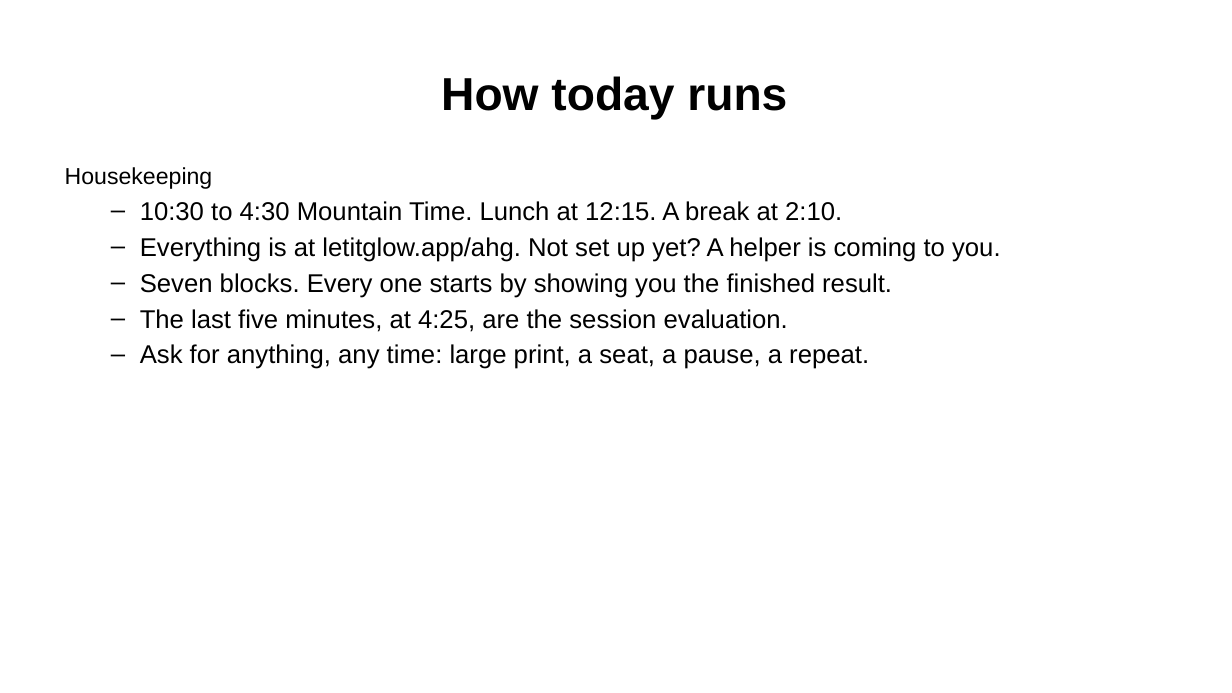
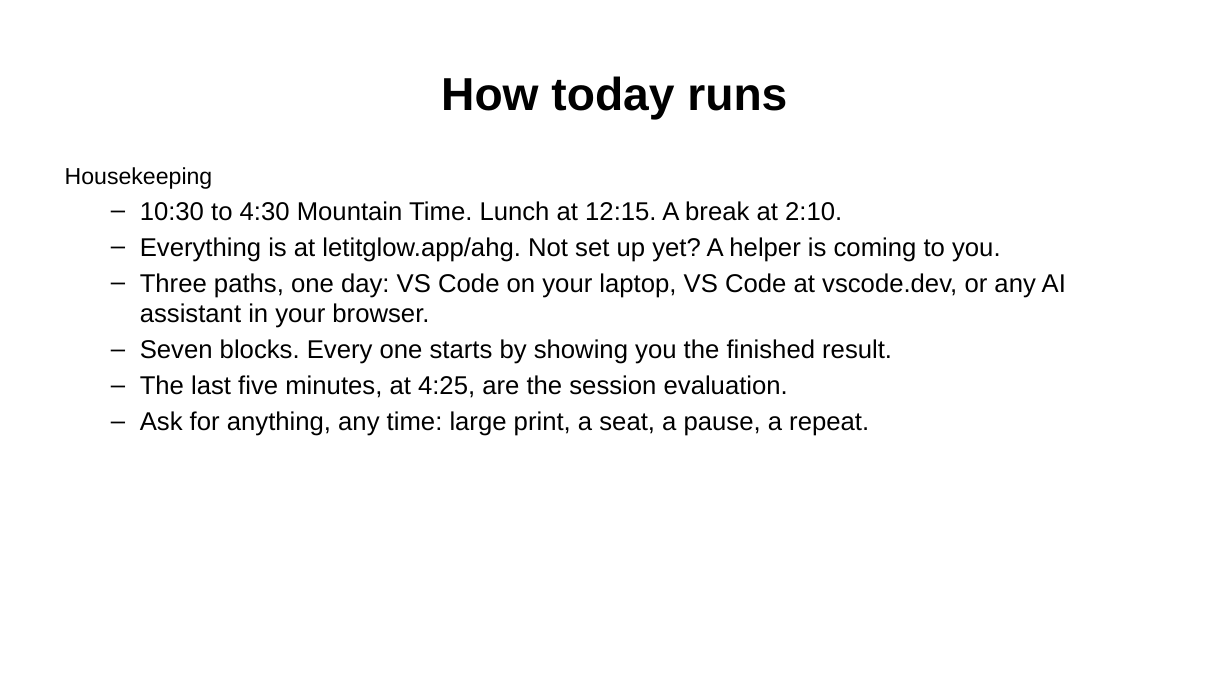
Before and after one commit to Community-Access/glow, a slide deck: slide 5 of docs/ahg-2026/slides.pptx. Drawn at 1232x693 pixels with LibreOffice and Linux fonts; fonts in the diff are those of the drawing. Boxes give left, top, right and bottom in pixels: in the first picture for what was removed or moved away, otherwise in the second. Text is boxed around its words. In the diff, an @@ line names an element or a change of style, - is before the commit and + after.

```diff
--- a/docs/ahg-2026/slides.pptx
+++ b/docs/ahg-2026/slides.pptx
@@ text at (140,273,1066,328): paragraph added @@
+  – Three paths, one day: VS Code on your laptop, VS Code at vscode.dev, or any AI assistant in your browser.
```
Also in this commit, not shown: 7 other slides changed, 55 other files.
